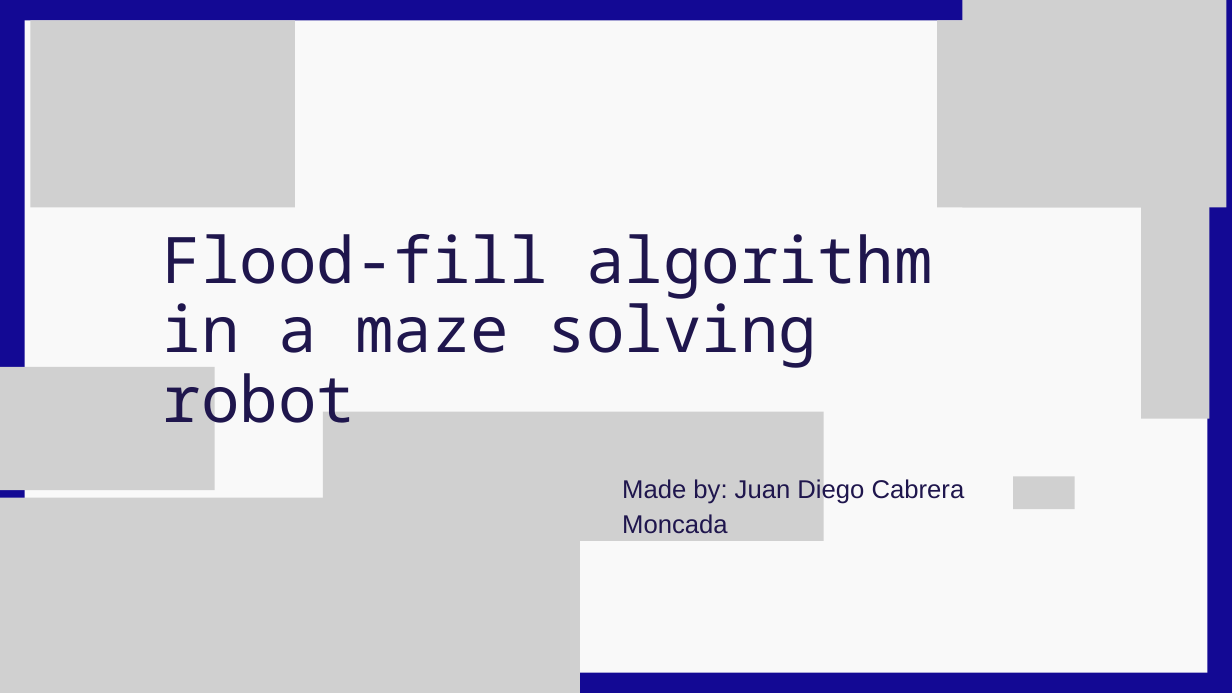
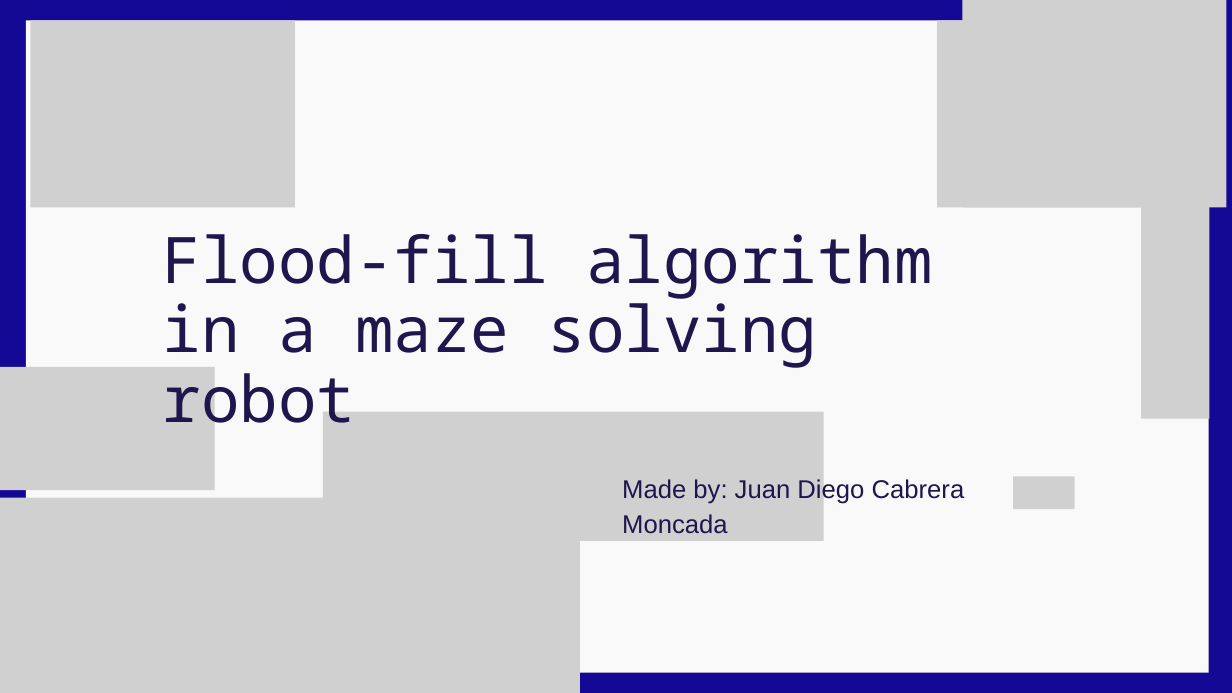
Before and after one commit to GenCabMon/proy_final_controlcont, a slide deck: slide 1 of Flood-Fill Algorithm for Maze Solving.pptx. Drawn at 1232x693 pixels with LibreOffice and Linux fonts; fonts in the diff are those of the drawing; grey boxes stand for pictures. Boxes give left, top, right and bottom in pixels: in the first picture for what was removed or moved away, otherwise in the second. Text is boxed around its words. In the diff, an @@ line names an element or a change of style, - is before the commit and + after.

```diff
--- a/Flood-Fill Algorithm for Maze Solving.pptx
+++ b/Flood-Fill Algorithm for Maze Solving.pptx
@@ freeform shape at bbox=[26, 20, 1209, 673]: outline redrawn @@
```
Also in this commit, not shown: 4 other slides changed.
